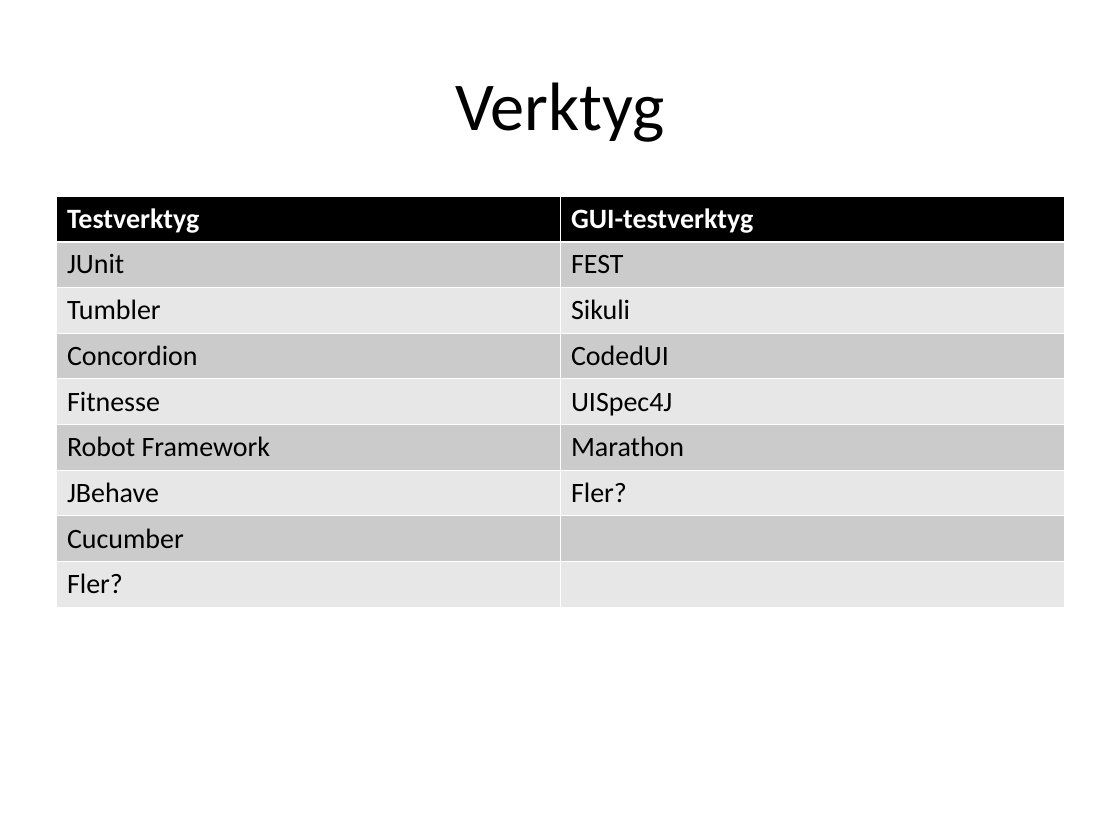
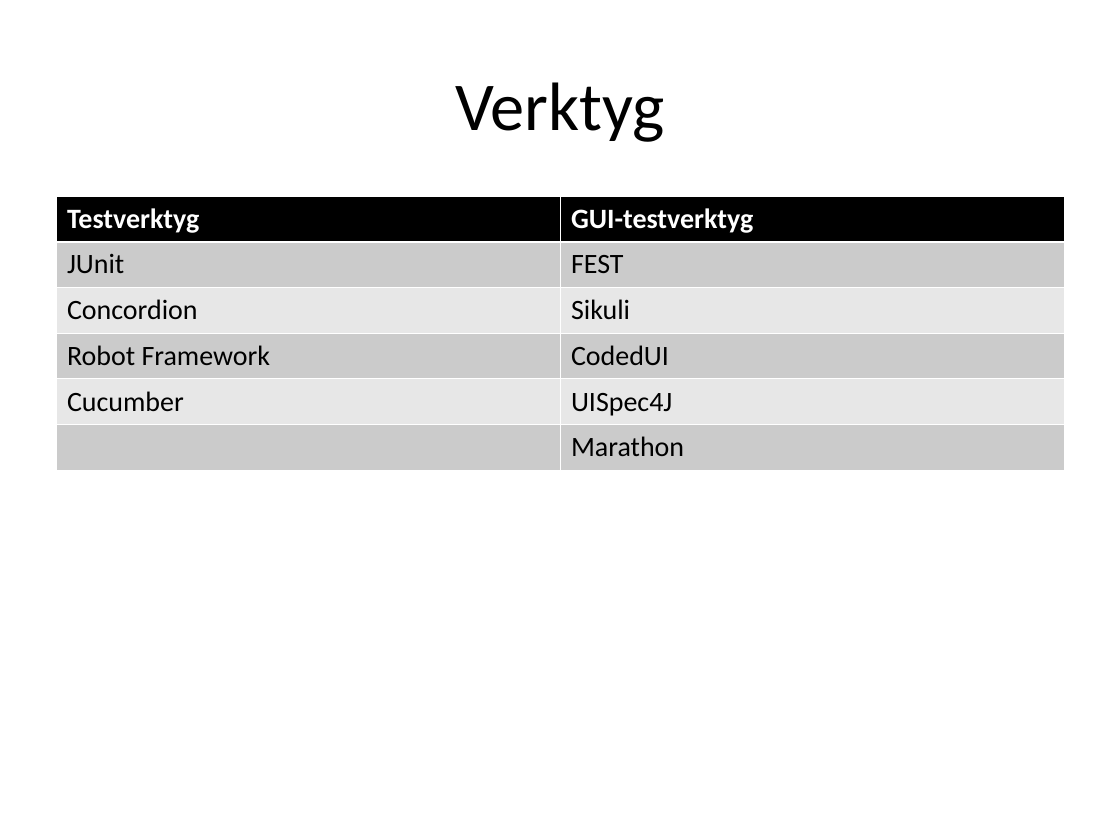
Before and after one commit to Vykos/QSAB, a slide deck: slide 6 of report/Styrgruppsmote.ppt (slide 8 before the commit). Drawn at 1120x840 pixels with LibreOffice and Linux fonts; fonts in the diff are those of the drawing. Boxes give left, top, right and bottom in pixels: in the first picture for what was removed or moved away, otherwise in the second. Text is boxed around its words. In the diff, an @@ line names an element or a change of style, - is before the commit and + after.

```diff
--- a/report/Styrgruppsmote.ppt
+++ b/report/Styrgruppsmote.ppt
@@ table at <box>56,196,1064,469</box> @@
-row 3: Tumbler | Sikuli
-row 4: Concordion | CodedUI
-row 5: Fitnesse | UISpec4J
-row 6: Robot Framework | Marathon
-row 7: JBehave | Fler?
-row 8: Cucumber | 
-row 9: Fler? | 
+row 3: Concordion | Sikuli
+row 4: Robot Framework | CodedUI
+row 5: Cucumber | UISpec4J
+row 6:  | Marathon
```
Also in this commit, not shown: 2 other slides changed, 1 slide added, 2 slides removed.
